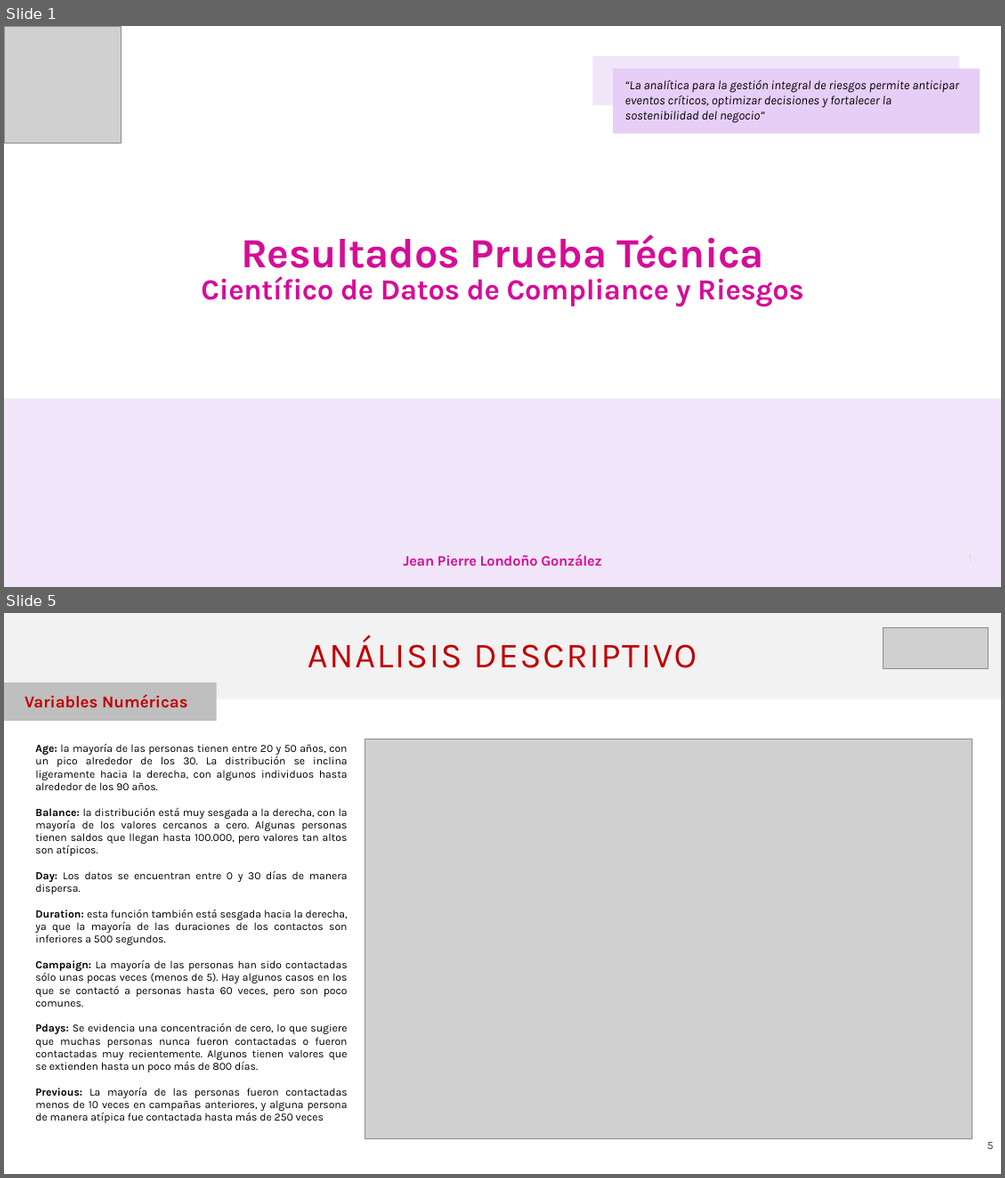
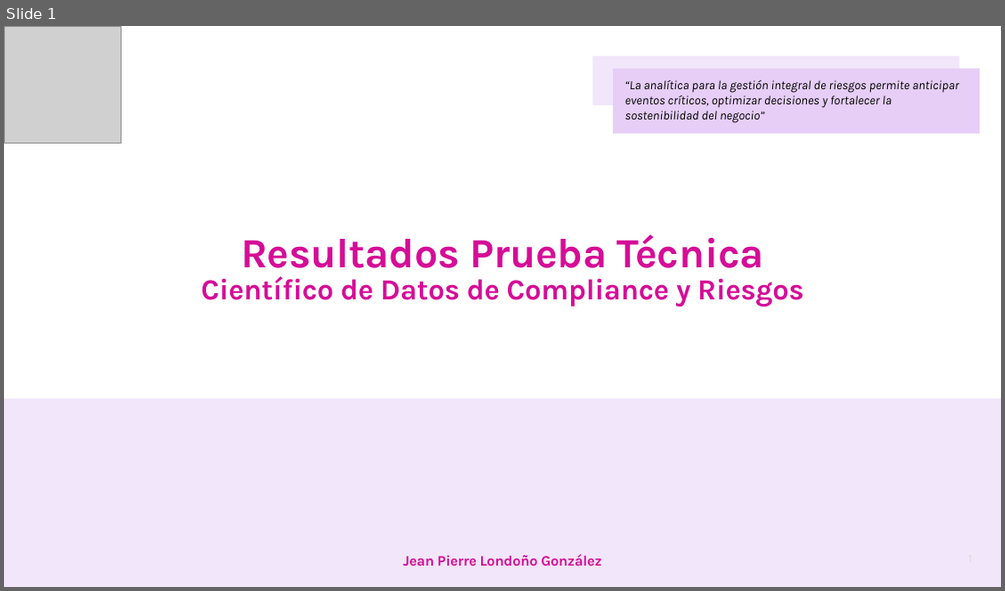
Before and after one commit to jepilogo97/nequi-ds-compliance-risk, a slide deck: files/Prueba_Cientifico_Datos_Compliance.pptx. Shown one above the other, each under a label of ours: slides 1 and 5 before the commit, slide 1 after it; the slides between them are not shown. The pictures are 1005x1178 and 1005x591 pixels, drawn with LibreOffice and Linux fonts; fonts in the diff are those of the drawing; grey boxes stand for pictures. Boxes give left, top, right and bottom in pixels: in the first picture for what was removed or moved away, otherwise in the second. Text is boxed around its words. In the diff, an @@ line names an element or a change of style, - is before the commit and + after.

```diff
--- a/files/Prueba_Cientifico_Datos_Compliance.pptx
+++ b/files/Prueba_Cientifico_Datos_Compliance.pptx
@@ slide 5 removed at (4, 613, 1001, 1174), background #FFFFFF @@
@@ title removed at (4, 613, 1001, 699) @@
-ANÁLISIS DESCRIPTIVO
@@ picture removed at (883, 627, 988, 669) @@
@@ rectangle removed at (4, 682, 217, 721) @@
@@ text removed at (24, 694, 187, 708) @@
-Variables Numéricas
@@ table removed at (28, 738, 355, 1139), 1 rows, 1 columns @@
-Age: la mayoría de las personas tienen entre 20 y 50 años, con un pico alrededor de los 30. La distribución se inclina ligeramente hacia la derecha, con algunos individuos hasta alrededor de los 90 años. / Balance: la distribución está muy sesgada a la derecha, con la mayoría de los valores cercanos a cero. Algunas personas tienen saldos que llegan hasta 100.000, pero valores tan altos son atípicos. / Day: Los datos se encuentran entre 0 y 30 días de manera dispersa. / Duration: esta función también está sesgada hacia la derecha, ya que la mayoría de las duraciones de los contactos son inferiores a 500 segundos. / Campaign: La mayoría de las personas han sido contactadas sólo unas pocas veces (menos de 5). Hay algunos casos en los que se contactó a personas hasta 60 veces, pero son poco comunes. / Pdays: Se evidencia una concentración de cero, lo que sugiere que muchas personas nunca fueron contactadas o fueron contactadas muy recientemente. Algunos tienen valores que se extienden hasta un poco más de 800 días. / Previous: La mayoría de las personas fueron contactadas menos de 10 veces en campañas anteriores, y alguna persona de manera atípica fue contactada hasta más de 250 veces.
@@ picture removed at (364, 738, 971, 1139) @@
@@ page number removed at (987, 1142, 993, 1149) @@
-5
```
Also in this commit, not shown: 1 slide changed, 3 slides added, 15 other slides removed, 2 other files.
